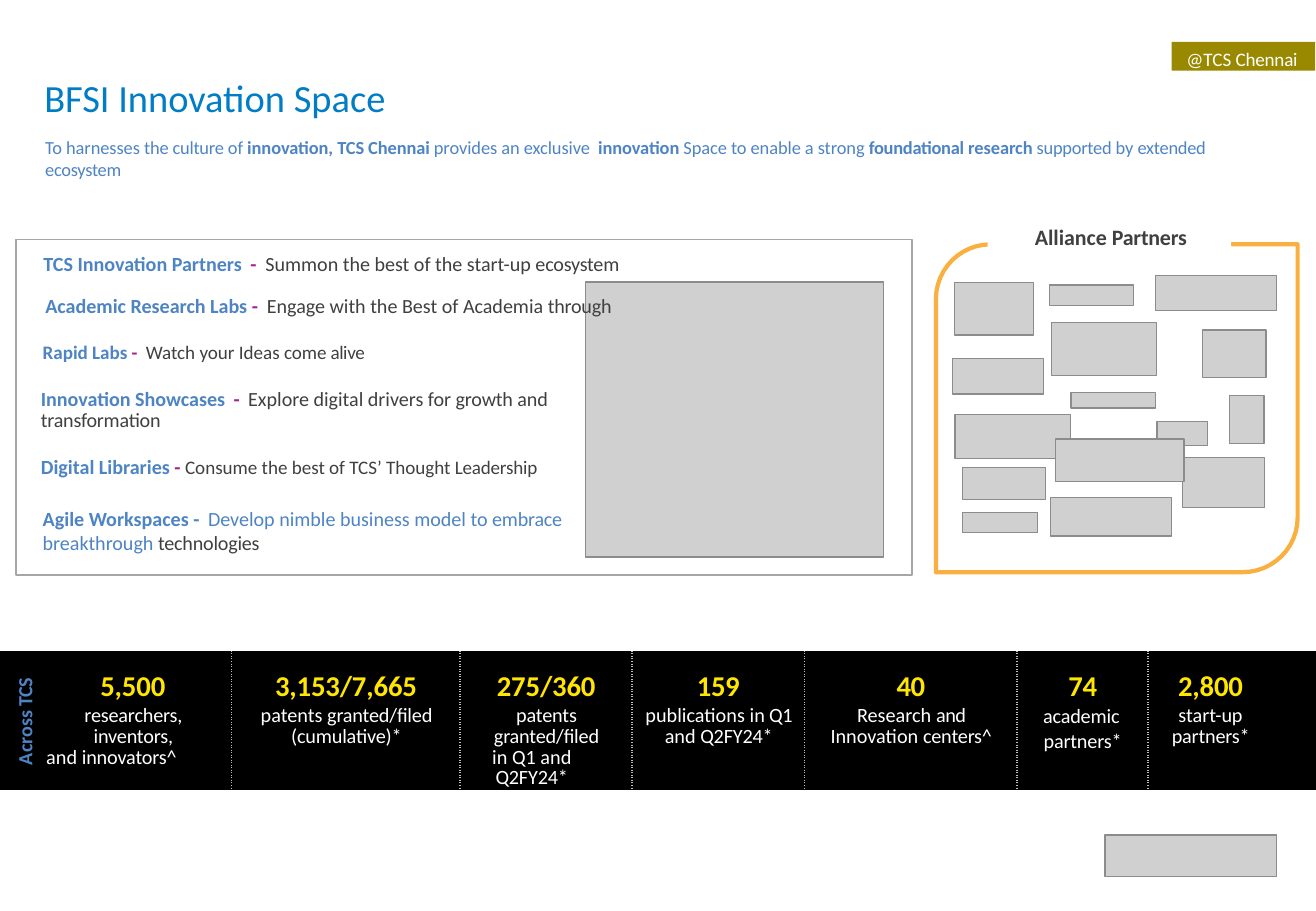
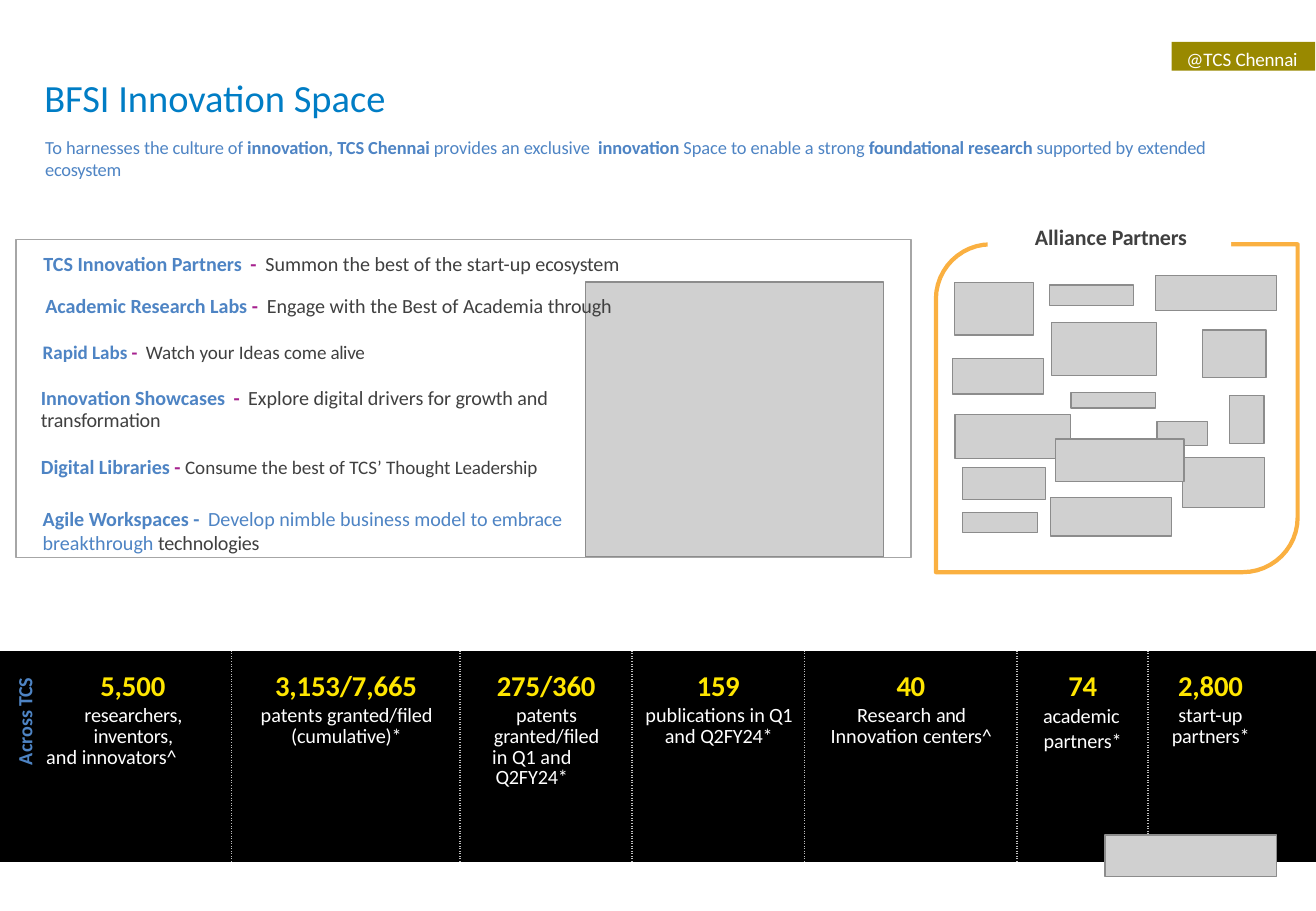
Before and after one commit to anandb13/Counter, a slide deck: slide 6 of broch.pptx. Drawn at 1316x911 pixels with LibreOffice and Linux fonts; fonts in the diff are those of the drawing; grey boxes stand for pictures. Boxes give left, top, right and bottom in pixels: in the first picture for what was removed or moved away, otherwise in the second. Text is boxed around its words. In the diff, an @@ line names an element or a change of style, - is before the commit and + after.

```diff
--- a/broch.pptx
+++ b/broch.pptx
@@ rectangle "TCS Innovation Partners - Summon ...": place and size @@
-rectangle "TCS Innovation Partners - Summon ..." at [16, 239, 913, 575]
+rectangle "TCS Innovation Partners - Summon ..." at [16, 239, 911, 558]
@@ table: place and size @@
-table at [0, 651, 1316, 795]
+table at [0, 651, 1316, 863]
```
Also in this commit, not shown: 7 other slides changed, 1 slide added.
